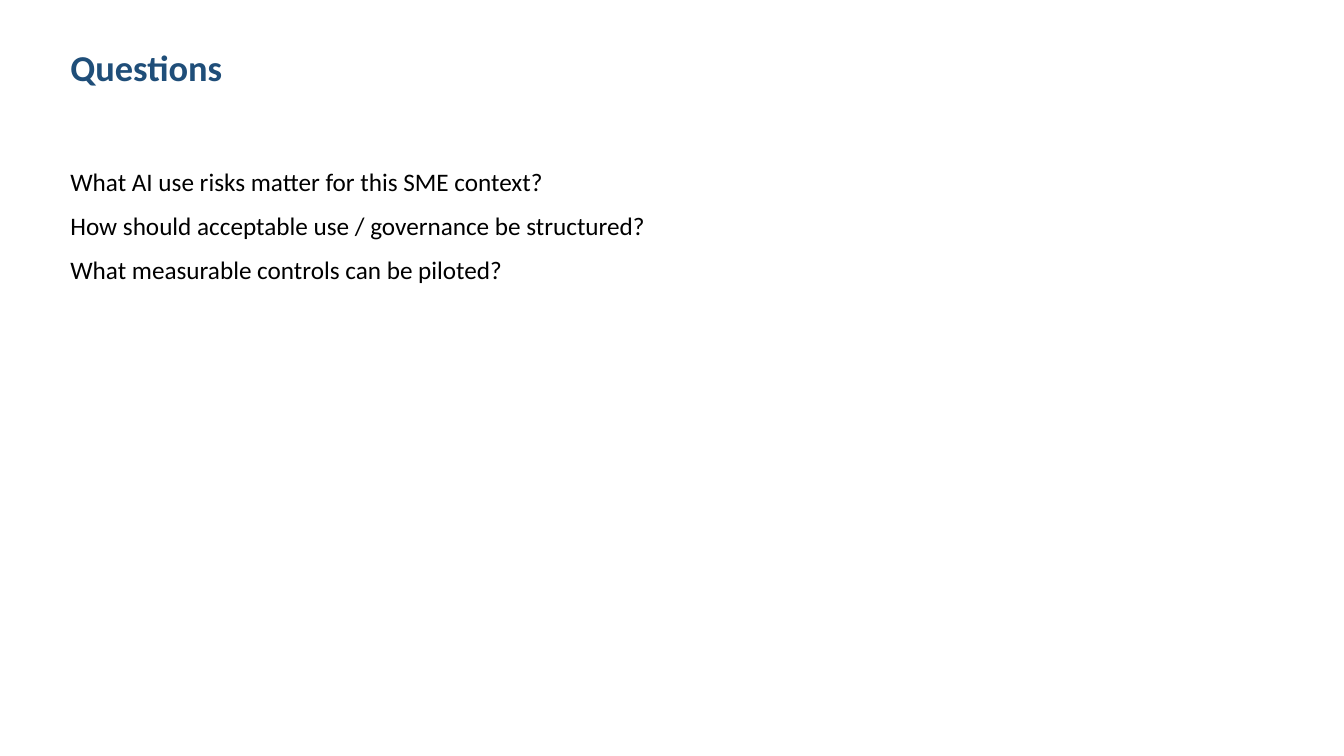
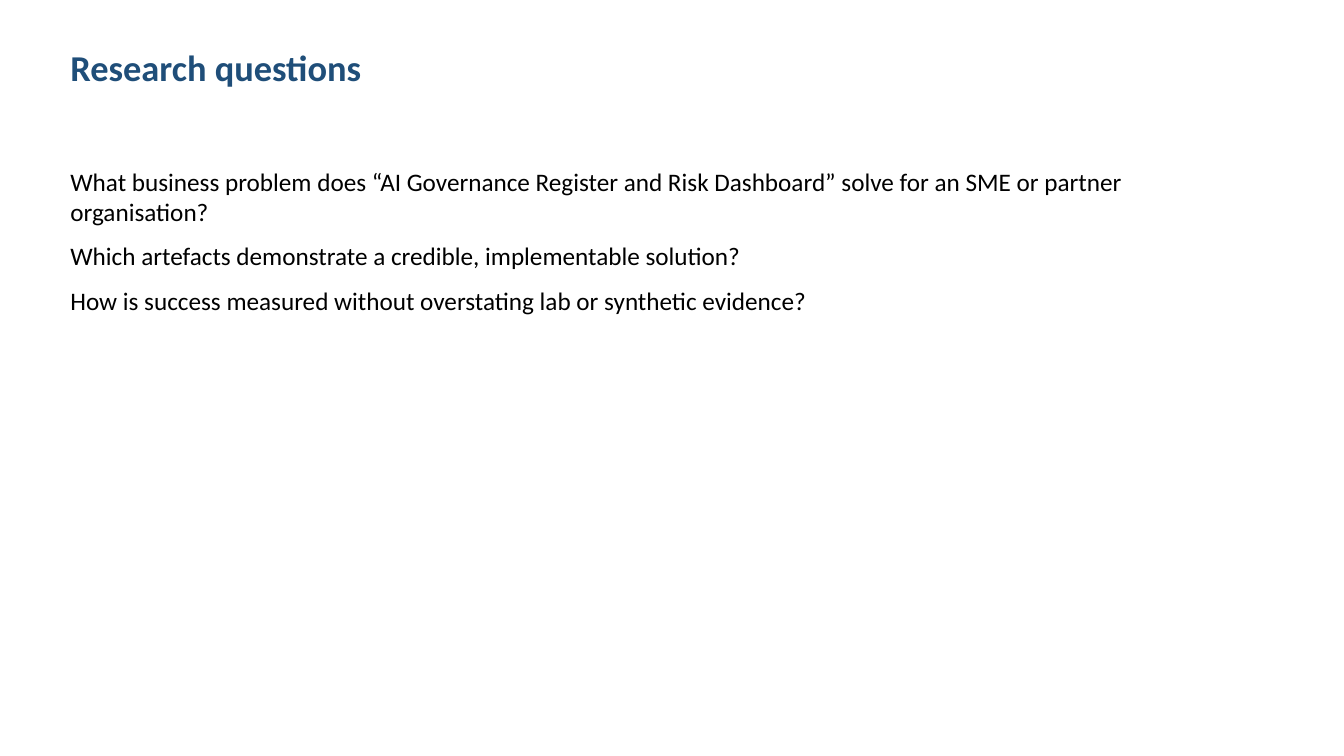
Before and after one commit to shohrabniaz/ai-governance-register-and-risk-dashboard, a slide deck: slide 2 of Final_Submission/02_Presentation.pptx. Drawn at 1344x756 pixels with LibreOffice and Linux fonts; fonts in the diff are those of the drawing. Boxes give left, top, right and bottom in pixels: in the first picture for what was removed or moved away, otherwise in the second. Text is boxed around its words. In the diff, an @@ line names an element or a change of style, - is before the commit and + after.

```diff
--- a/Final_Submission/02_Presentation.pptx
+++ b/Final_Submission/02_Presentation.pptx
@@ text at bbox=[70, 55, 361, 87]: text changed @@
-Questions
+Research questions
@@ text at bbox=[70, 173, 1121, 315]: text changed @@
-What AI use risks matter for this SME context?
-How should acceptable use / governance be structured?
-What measurable controls can be piloted?
+What business problem does “AI Governance Register and Risk Dashboard” solve for an SME or partner organisation?
+Which artefacts demonstrate a credible, implementable solution?
+How is success measured without overstating lab or synthetic evidence?
```
Also in this commit, not shown: 3 other slides changed, 12 other files.
